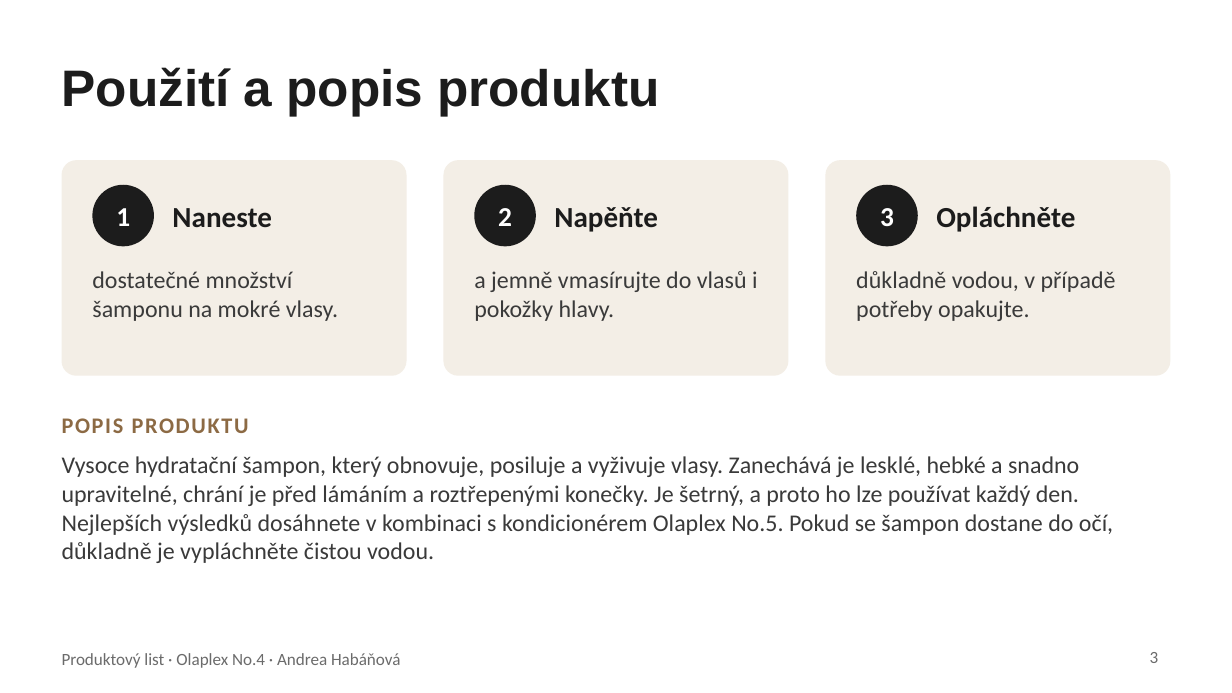
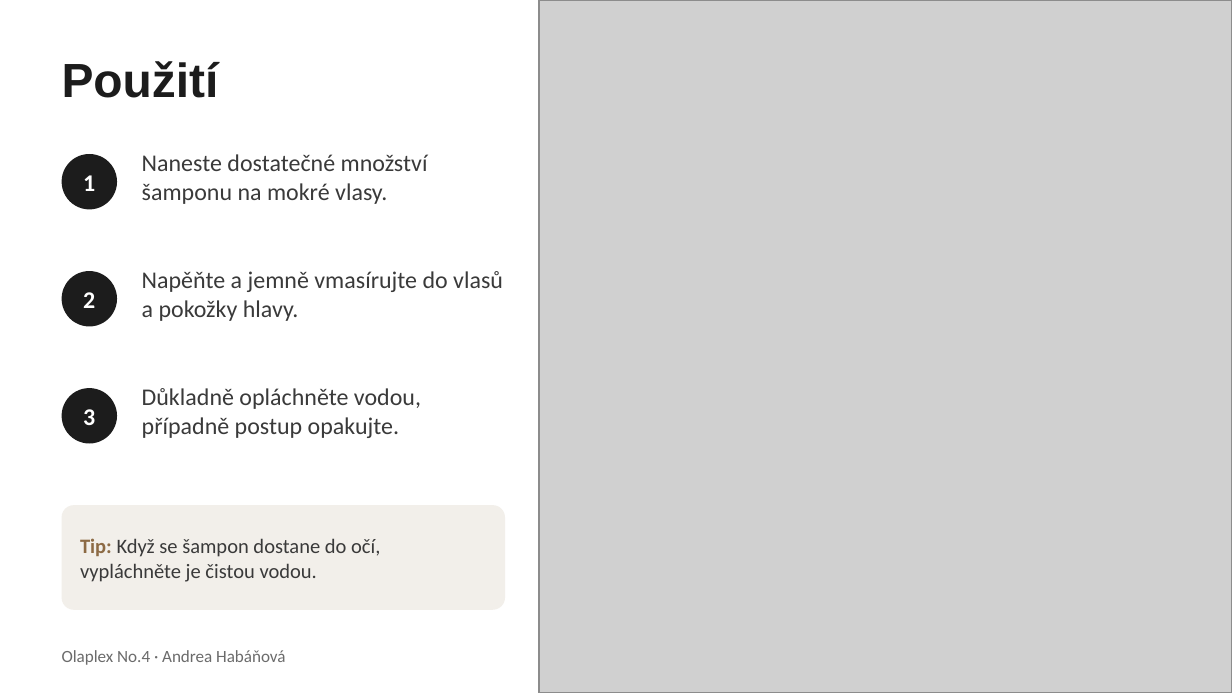
Before and after one commit to tdrzt4grdp-beep/P, a slide deck: slide 3 of prezentace/Produktovy_list_Olaplex_No4.pptx. Drawn at 1232x693 pixels with LibreOffice and Linux fonts; fonts in the diff are those of the drawing; grey boxes stand for pictures. Boxes give left, top, right and bottom in pixels: in the first picture for what was removed or moved away, otherwise in the second. Text is boxed around its words. In the diff, an @@ line names an element or a change of style, - is before the commit and + after.

```diff
--- a/prezentace/Produktovy_list_Olaplex_No4.pptx
+++ b/prezentace/Produktovy_list_Olaplex_No4.pptx
@@ picture added at [540, 0, 1232, 692] @@
@@ title "Použití" at [62, 61, 219, 98]: vertical alignment middle to top @@
@@ title at [62, 61, 219, 98]: text changed; size 30 to 28 pt @@
-Použití a popis produktu
+Použití
@@ text "1": place and size @@
-text "1" at [116, 208, 130, 226]
+text "1" at [83, 175, 95, 191]
@@ ellipse: place and size @@
-ellipse at [92, 185, 154, 246]
+ellipse at [62, 154, 117, 209]
@@ rounded rectangle removed at [62, 160, 407, 376] @@
@@ text at [142, 154, 428, 204]: text changed @@
-dostatečné množství šamponu na mokré vlasy.
+Naneste dostatečné množství šamponu na mokré vlasy.
@@ rounded rectangle removed at [444, 160, 788, 376] @@
@@ text removed at [172, 208, 272, 228] @@
-Naneste
@@ text removed at [554, 207, 658, 232] @@
-Napěňte
@@ text removed at [936, 206, 1075, 232] @@
-Opláchněte
@@ text "2": place and size @@
-text "2" at [498, 208, 512, 226]
+text "2" at [83, 292, 95, 308]
@@ ellipse: place and size @@
-ellipse at [474, 185, 536, 246]
+ellipse at [62, 271, 117, 326]
@@ text at [142, 271, 503, 321]: text changed @@
-a jemně vmasírujte do vlasů i pokožky hlavy.
+Napěňte a jemně vmasírujte do vlasů a pokožky hlavy.
@@ text removed at [856, 271, 1116, 321] @@
-důkladně vodou, v případě potřeby opakujte.
@@ size 16 to 14 pt in 3 elements at [83, 175, 95, 191], [83, 292, 95, 308], [83, 409, 95, 425] @@
@@ text "3": place and size @@
-text "3" at [880, 208, 894, 226]
+text "3" at [83, 409, 95, 425]
@@ ellipse: place and size @@
-ellipse at [856, 185, 918, 246]
+ellipse at [62, 388, 117, 444]
@@ text added at [142, 388, 421, 438], 14 pt, text #3A3A3A @@
+Důkladně opláchněte vodou, případně postup opakujte.
@@ text removed at [62, 418, 249, 433] @@
-POPIS PRODUKTU
@@ text removed at [62, 456, 1113, 563] @@
-Vysoce hydratační šampon, který obnovuje, posiluje a vyživuje vlasy. Zanechává je lesklé, hebké a snadno upravitelné, chrání je před lámáním a roztřepenými konečky. Je šetrný, a proto ho lze používat každý den. Nejlepších výsledků dosáhnete v kombinaci s kondicionérem Olaplex No.5. Pokud se šampon dostane do očí, důkladně je vypláchněte čistou vodou.
@@ rounded rectangle: place and size @@
-rounded rectangle at [825, 160, 1170, 376]
+rounded rectangle at [62, 505, 505, 610]
@@ rounded rectangle at [62, 505, 505, 610]: fill #F3EEE6 to #F2EFEA; proportions changed @@
@@ text added at [80, 538, 380, 582], 12 pt, text #3A3A3A @@
+Tip: Když se šampon dostane do očí, vypláchněte je čistou vodou.
@@ text at [62, 650, 285, 665]: text changed @@
-Produktový list · Olaplex No.4 · Andrea Habáňová
+Olaplex No.4 · Andrea Habáňová
@@ page number removed at [1150, 652, 1159, 663] @@
-3
```
Also in this commit, not shown: 5 other slides changed, 2 slides added, 8 other files.
